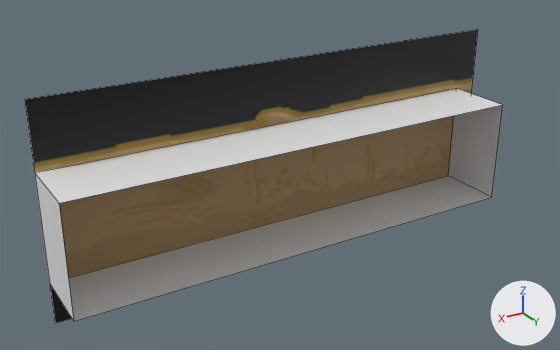
An edit to the Blender file Content/PuffBOMB/3D/DarkLogH1.blend, drawn before and after from the same camera.
Both versions are drawn from a 50 mm camera at (17.61, 15.93, 11.03) aimed at (7.77, -0.47, 2.83). Every picture has the same lights, and +X, +Y and +Z are marked at lower right. Mesh edges are drawn as thin lines.
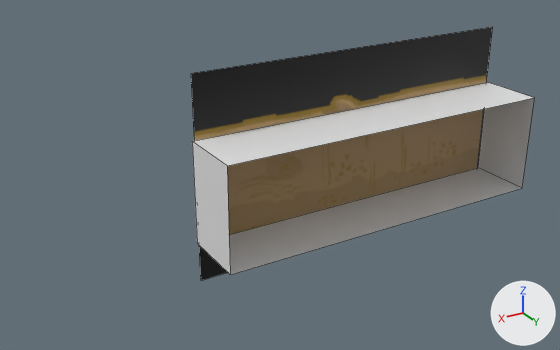
Scene script edits in JSON lines:
```json
{"block": "me_plane", "where": "me_plane.from_pydata(...)  # 4 vertices, 1 face; spans x 0.09..2.4, y 0.0..1.0, z 0.2"}
{"block": "me_plane", "where": "# used by ob_plane; location = (0.0, 0.2, 0.0); rotation_euler = (1.571, 0.0, 0.0), in degrees (90, 0, 0); scale = (5.83, 5.83, 5.83)"}
{"block": "me_plane", "change": "me_plane part 1"}
{"op": "set", "path": "me_plane.vertices[0].co", "old": "(2.4, 1.0, 0.2)", "new": "(1.73, 1.0, 0.2)", "note": "pixel (24, 99) -> pixel (190, 73)"}
{"op": "set", "path": "me_plane.vertices[1].co", "old": "(2.4, 0.0, 0.2)", "new": "(1.73, 0.0, 0.2)", "note": "pixel (55, 323) -> pixel (200, 280)"}
{"op": "set", "path": "me_plane.vertices[2].co", "old": "(0.09, 0.0, 0.2)", "new": "(0.0, 0.0, 0.2)"}
{"op": "set", "path": "me_plane.vertices[3].co", "old": "(0.09, 1.0, 0.2)", "new": "(0.0, 1.0, 0.2)", "note": "pixel (478, 29) -> pixel (492, 26)"}
{"block": "me_cube", "where": "me_cube.from_pydata(...)  # 8 vertices, 4 faces; spans x 0.2..2.4, y 0.2..0.7, z -0.13..0.2"}
{"block": "me_cube", "where": "# used by ob_cube; location = (0.0, 0.2, 0.0); rotation_euler = (1.571, 0.0, 0.0), in degrees (90, 0, 0); scale = (5.83, 5.83, 5.83)"}
{"block": "me_cube", "change": "me_cube part 2: the whole mesh is scaled about the mesh origin by (0.794, 1, 1)"}
{"op": "set", "path": "ob_plane.location", "old": "(0.0, 0.2, 0.0)", "new": "(-0.1, 0.2, 0.0)"}
{"op": "set", "path": "ob_cube.location", "old": "(0.0, 0.2, 0.0)", "new": "(-1.1, 0.2, 0.0)"}
```

Changed parts and their boxes (x1, y1, x2, y2) in the pictures (560 x 350 px):
```json
{"object": "Plane", "change": "reshaped, moved", "before": [25, 29, 478, 323], "after": [191, 27, 493, 280], "on screen": "33% narrower, 14% shorter"}
{"object": "Cube", "change": "mesh rescaled, moved", "before": [35, 88, 503, 321], "after": [192, 82, 534, 275], "on screen": "27% narrower, 17% shorter"}
```
